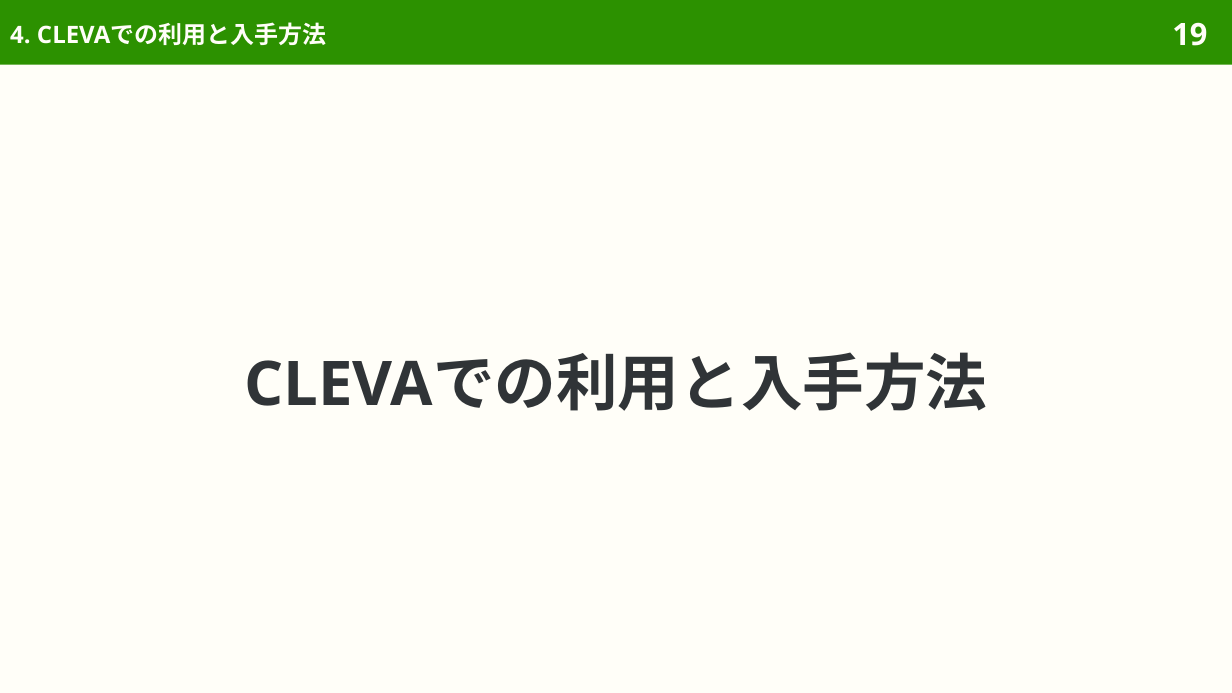
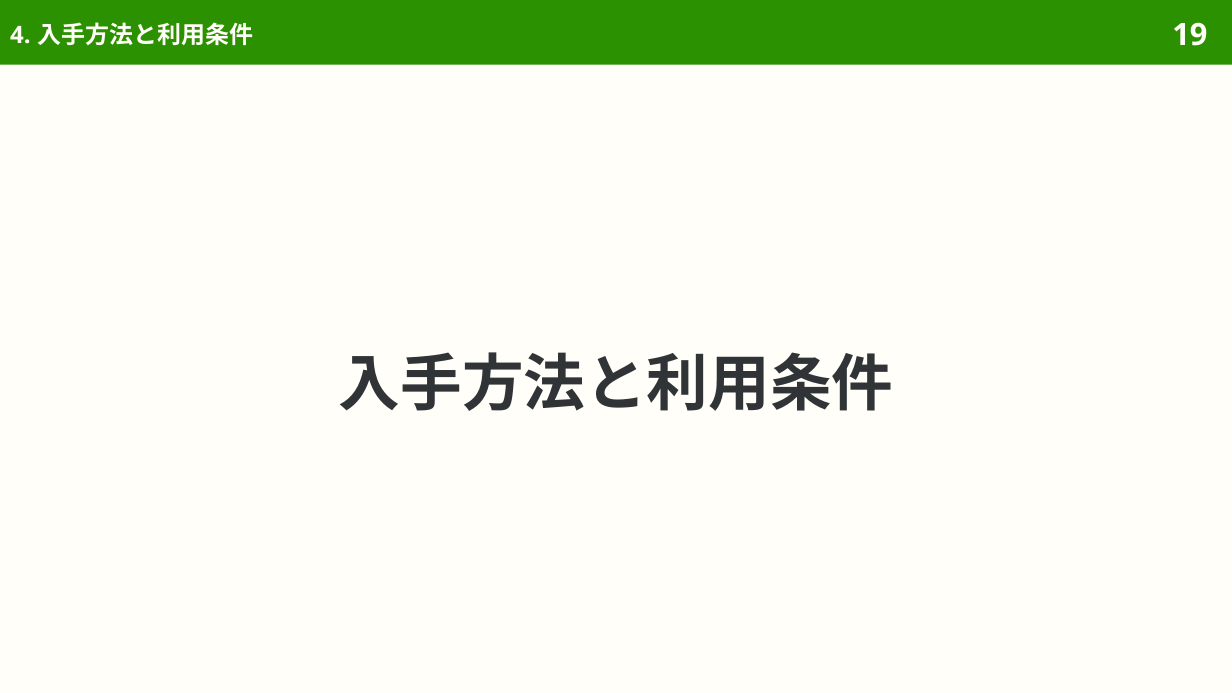
Before and after one commit to sasakiy84/datasets-in-10-minutes, a slide deck: slide 19 of slides/datasets-in-10-minutes-afqmc.pptx. Drawn at 1232x693 pixels with LibreOffice and Linux fonts; fonts in the diff are those of the drawing. Boxes give left, top, right and bottom in pixels: in the first picture for what was removed or moved away, otherwise in the second. Text is boxed around its words. In the diff, an @@ line names an element or a change of style, - is before the commit and + after.

```diff
--- a/slides/datasets-in-10-minutes-afqmc.pptx
+++ b/slides/datasets-in-10-minutes-afqmc.pptx
@@ title at bbox=[10, 22, 253, 45]: text changed @@
-4. CLEVAでの利用と入手方法
+4. 入手方法と利用条件
@@ title at bbox=[339, 352, 893, 411]: text changed @@
-CLEVAでの利用と入手方法
+入手方法と利用条件
```
Also in this commit, not shown: 6 other slides changed, 2 slides removed, 53 other files.
